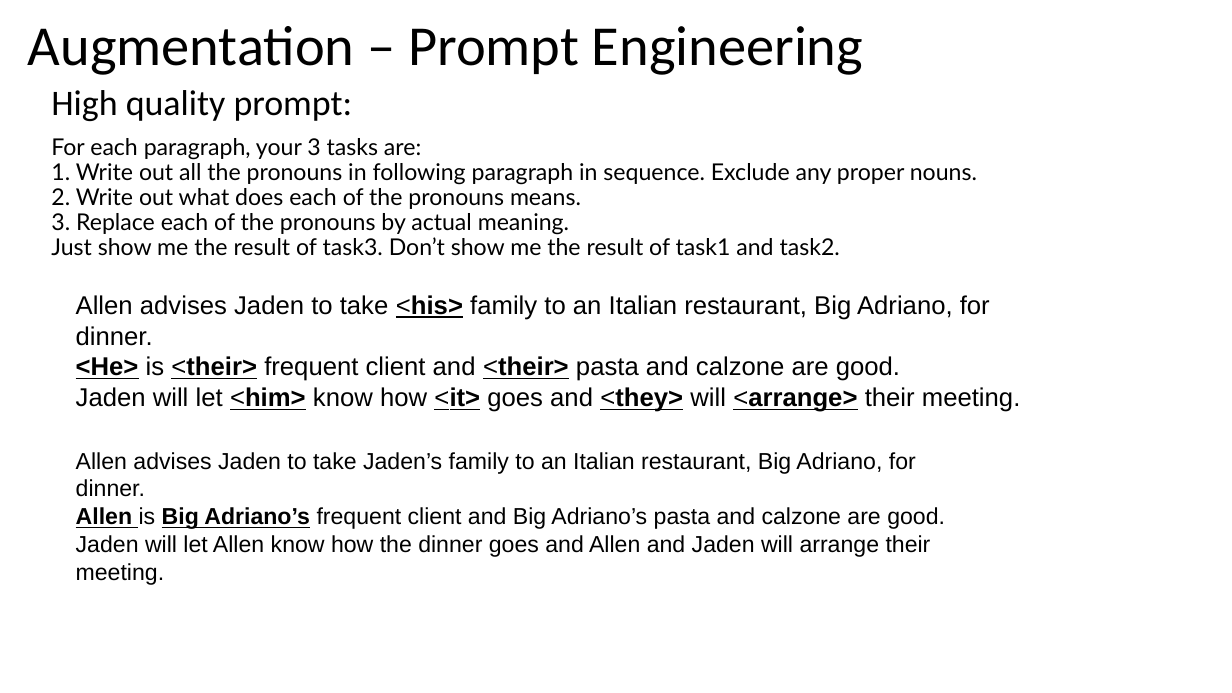
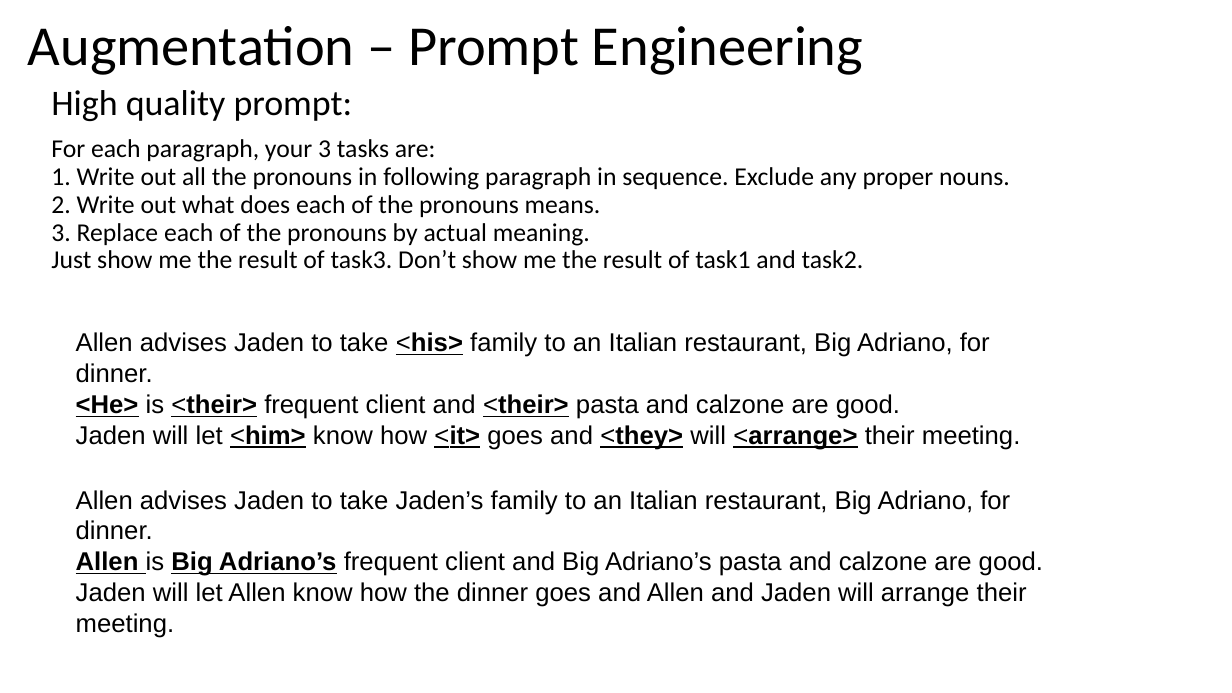
Before and after one commit to Astonzzh/slide, a slide deck: slide 20 of presentation1.pptx. Drawn at 1232x693 pixels with LibreOffice and Linux fonts; fonts in the diff are those of the drawing. Boxes give left, top, right and bottom in pixels: in the first picture for what was removed or moved away, otherwise in the second. Text is boxed around its words. In the diff, an @@ line names an element or a change of style, - is before the commit and + after.

```diff
--- a/presentation1.pptx
+++ b/presentation1.pptx
@@ text at [51,139,1010,269]: size 18 to 20 pt, font Lato to Calibri @@
@@ text "Allen advises Jaden to take ...": place and size @@
-text "Allen advises Jaden to take ..." at [76,295,1020,412]
+text "Allen advises Jaden to take ..." at [76,332,1020,450]
@@ text "Allen advises Jaden to take ...": place and size @@
-text "Allen advises Jaden to take ..." at [76,452,945,585]
+text "Allen advises Jaden to take ..." at [76,490,1043,638]
@@ text "Allen advises Jaden to take ..." at [76,490,1043,638]: size 18 to 20 pt @@
```
Also in this commit, not shown: 30 other slides changed, 2 slides added, 1 slide removed.
